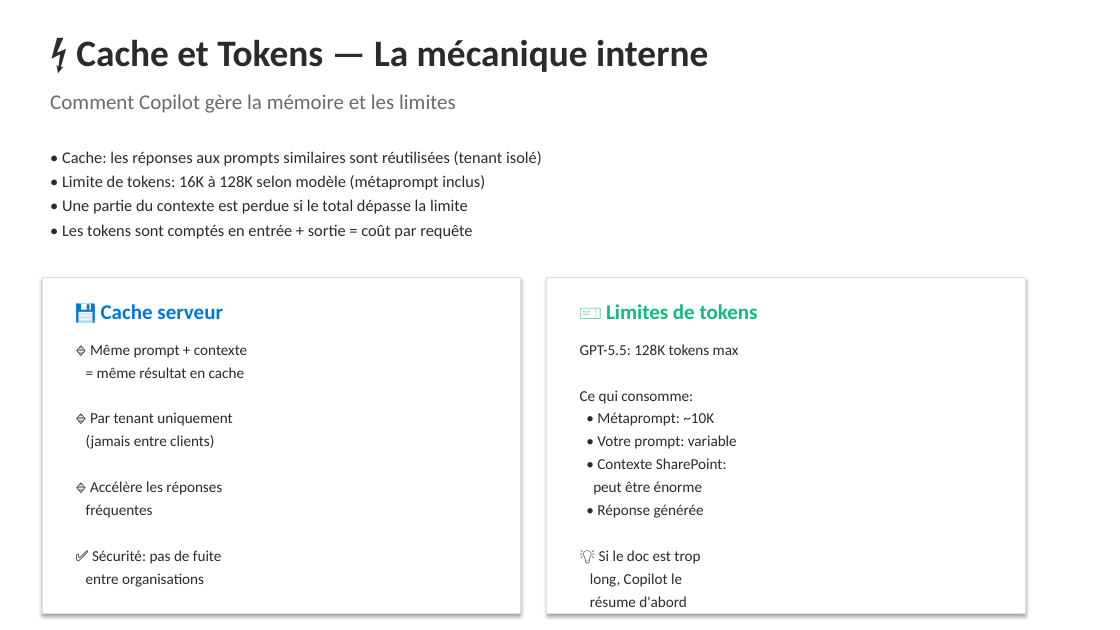
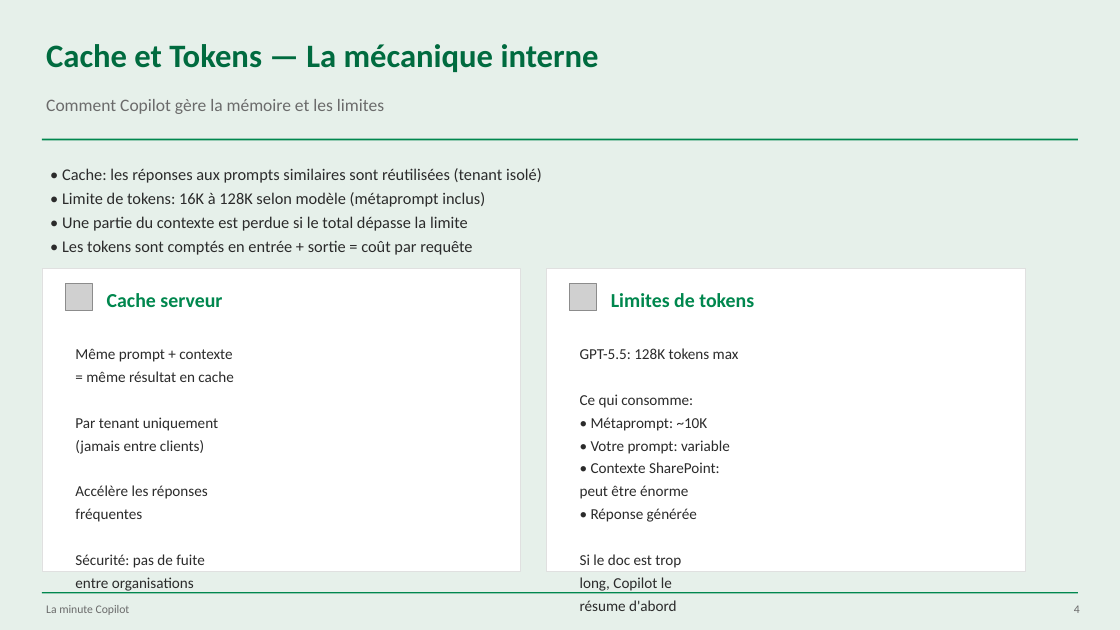
Before and after one commit to martinfou/la-minute-copilot, a slide deck: slide 4 of presentations/La_Minute_Copilot_Architecture.pptx. Drawn at 1120x630 pixels with LibreOffice and Linux fonts; fonts in the diff are those of the drawing; grey boxes stand for pictures. Boxes give left, top, right and bottom in pixels: in the first picture for what was removed or moved away, otherwise in the second. Text is boxed around its words. In the diff, an @@ line names an element or a change of style, - is before the commit and + after.

```diff
--- a/presentations/La_Minute_Copilot_Architecture.pptx
+++ b/presentations/La_Minute_Copilot_Architecture.pptx
@@ background #FFFFFF to #E6F0EA @@
@@ text at <box>46,44,599,72</box>: text changed; size 32 to 28 pt; text colour #2B2B2B to #006B3F @@
-⚡ Cache et Tokens — La mécanique interne
+Cache et Tokens — La mécanique interne
@@ text "Comment Copilot gère la mémoire ..." at <box>46,99,384,114</box>: size 18 to 15 pt @@
@@ rectangle added at <box>42,139,1078,140</box>, fill #00874E @@
@@ text "• Cache: les réponses aux ...": place and size @@
-text "• Cache: les réponses aux ..." at <box>62,151,542,239</box>
+text "• Cache: les réponses aux ..." at <box>62,168,542,255</box>
@@ rectangle at <box>42,269,521,571</box>: shadow off @@
@@ rectangle: place and size @@
-rectangle at <box>42,277,521,613</box>
+rectangle at <box>42,269,521,571</box>
@@ rectangle: place and size @@
-rectangle at <box>546,277,1025,613</box>
+rectangle at <box>546,269,1025,571</box>
@@ rectangle at <box>546,269,1025,571</box>: shadow off @@
@@ picture added at <box>66,284,92,311</box> @@
@@ text at <box>107,293,222,307</box>: text changed; size 18 to 17 pt; text colour #0078D4 to #00874E @@
-💾 Cache serveur
+Cache serveur
@@ picture added at <box>570,284,597,311</box> @@
@@ text at <box>611,293,754,307</box>: text changed; size 18 to 17 pt; text colour #10B981 to #00874E @@
-🎫 Limites de tokens
+Limites de tokens
@@ text at <box>75,348,232,362</box>: text changed @@
-🔹 Même prompt + contexte
+Même prompt + contexte
@@ text at <box>75,417,218,431</box>: text changed @@
-🔹 Par tenant uniquement
+Par tenant uniquement
@@ text at <box>75,485,208,499</box>: text changed @@
-🔹 Accélère les réponses
+Accélère les réponses
@@ text at <box>75,554,204,568</box>: text changed @@
-✅ Sécurité: pas de fuite
+Sécurité: pas de fuite
@@ text at <box>580,554,681,568</box>: text changed @@
-💡 Si le doc est trop
+Si le doc est trop
@@ rectangle added at <box>42,592,1078,593</box>, fill #00874E @@
@@ text added at <box>46,605,130,615</box>, 10 pt, text #6B6B6B @@
+La minute Copilot
@@ text added at <box>1074,605,1080,613</box>, 10 pt, text #6B6B6B @@
+4
```
Also in this commit, not shown: 5 other slides changed, 16 other files.
